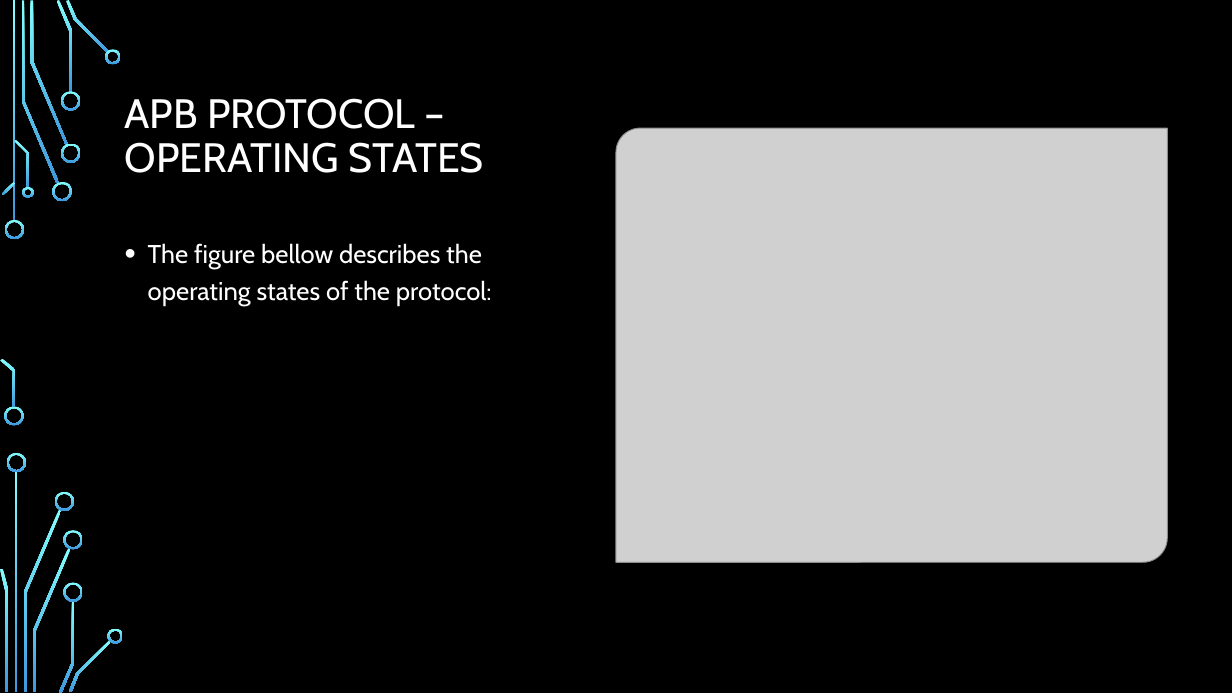
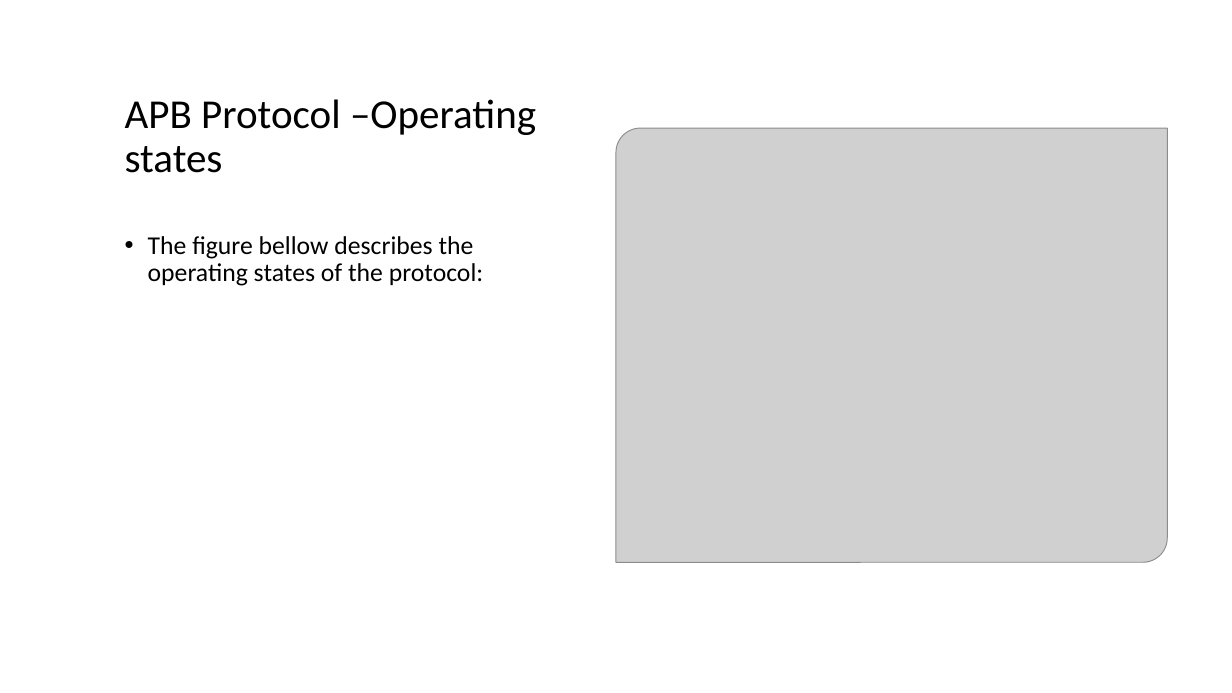
Before and after one commit to liotahuf/project_k_means, a slide deck: slide 23 of Midle presentation.pptx. Drawn at 1232x693 pixels with LibreOffice and Linux fonts; fonts in the diff are those of the drawing; grey boxes stand for pictures; background and template pictures are left out. Boxes give left, top, right and bottom in pixels: in the first picture for what was removed or moved away, otherwise in the second. Text is boxed around its words. In the diff, an @@ line names an element or a change of style, - is before the commit and + after.

```diff
--- a/Midle presentation.pptx
+++ b/Midle presentation.pptx
@@ rectangle removed at [0,0,1232,693] @@
@@ title at [125,99,536,173]: text changed; font Cabin to Calibri; text colour #FFFFFF to #000000 @@
-APB PROTOCOL –OPERATING STATES
+APB Protocol –Operating states
@@ text "The figure bellow describes the ..." at [148,236,483,286]: font Cabin to Calibri, text colour #FFFFFF to #000000; line spacing 1.2 to 0.9 @@
@@ group removed at [0,0,123,693]: 24 freeform shapes, 2 rectangles @@
@@ group removed at [0,0,1214,693]: 14 freeform shapes, 3 rectangles @@
```
Also in this commit, not shown: 47 other slides changed, 2 other files.
